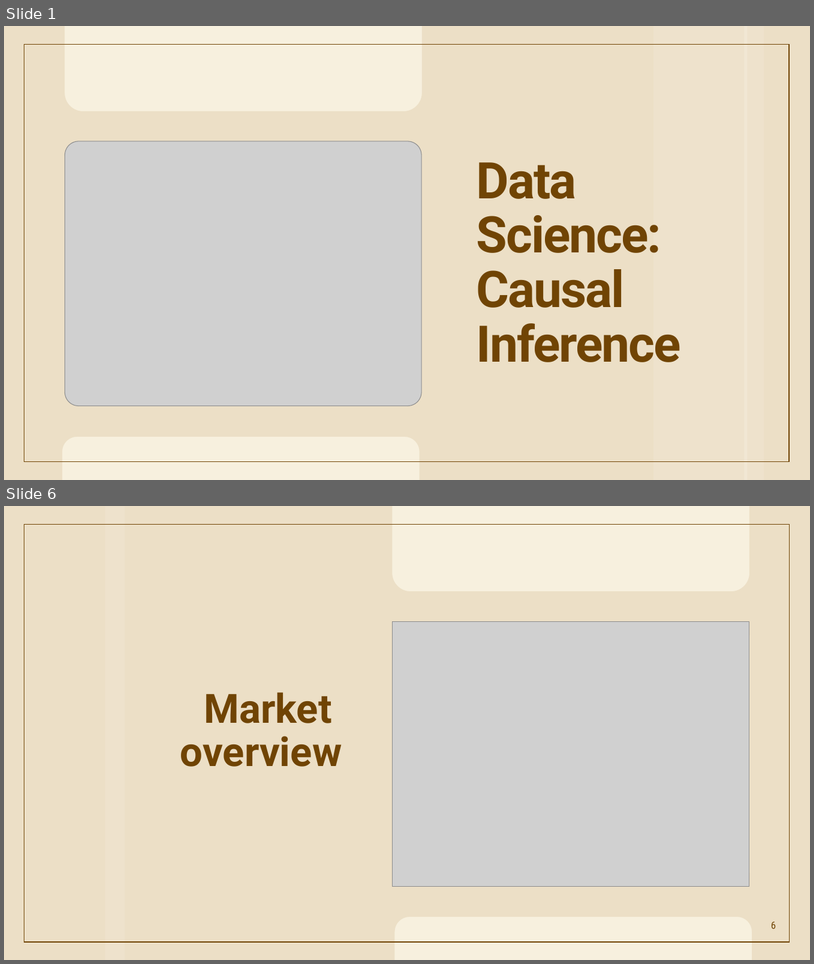
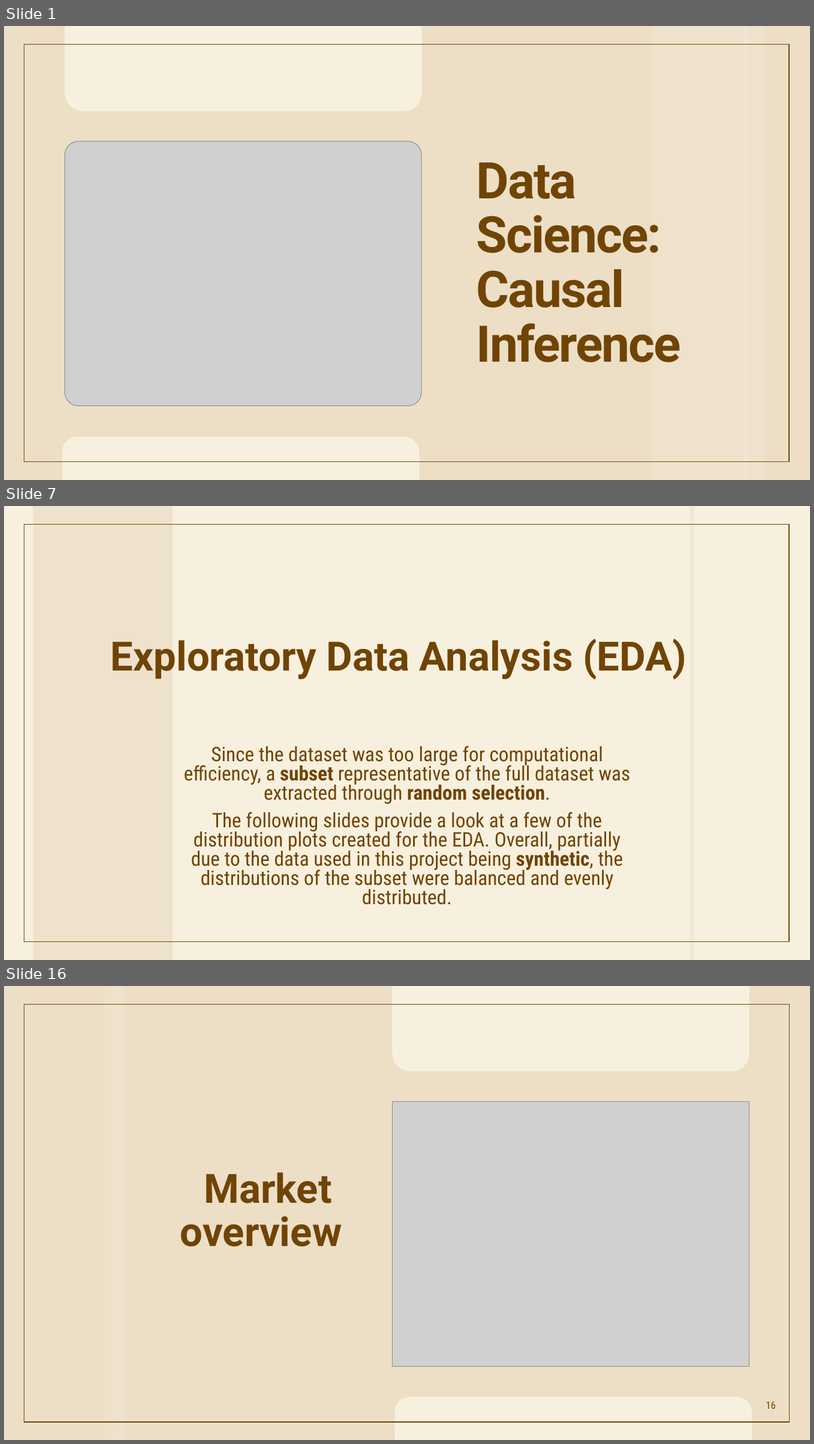
Before and after one commit to FaatimahMajothi98/Causal-Inference-Analysis, a slide deck: Causal Inference.pptx. Shown one above the other, each under a label of ours: slides 1 and 6 before the commit, slides 1, 7 and 16 after it; the slides between them are not shown. The pictures are 814x964 and 814x1444 pixels, drawn with LibreOffice and Linux fonts; fonts in the diff are those of the drawing; grey boxes stand for pictures; background and template pictures are left out. Boxes give left, top, right and bottom in pixels: in the first picture for what was removed or moved away, otherwise in the second. Text is boxed around its words. In the diff, an @@ line names an element or a change of style, - is before the commit and + after.

```diff
--- a/Causal Inference.pptx
+++ b/Causal Inference.pptx
@@ slide 7 added at (4,506,810,960), background #F7F0DE; not listed: 1 template element that a slide beside it also shows @@
@@ rectangle added at (33,506,173,960), fill #EEE2CC @@
@@ rectangle added at (691,506,694,960), fill #F1E7D4 @@
@@ title added at (111,639,687,679), 48 pt, text #704404, bold @@
+Exploratory Data Analysis (EDA)
@@ subtitle added at (184,745,631,904), 23.8 pt, text #704404 @@
+Since the dataset was too large for computational efficiency, a subset representative of the full dataset was extracted through random selection.
+The following slides provide a look at a few of the distribution plots created for the EDA. Overall, partially due to the data used in this project being synthetic, the distributions of the subset were balanced and evenly distributed.
@@ what was slide 6 is now slide 16 @@
@@ page number at (766,1401,776,1408): text changed @@
-6
+16
```
Also in this commit, not shown: 1 slide changed, 12 other slides added, 4 slides removed, 7 other files.
